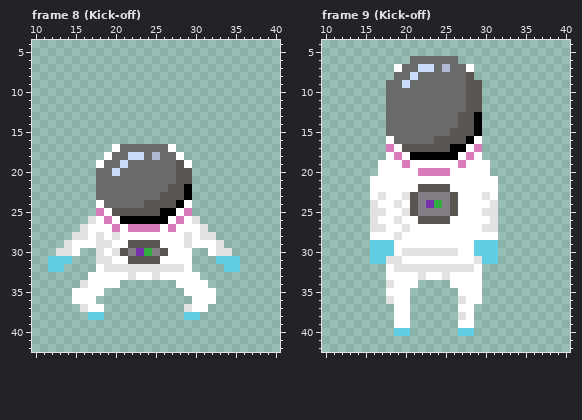
One commit to this pixel-art file: rawAssets/aseprite/astronaut_anims.ase. The picture above was drawn from the file before the commit.
48x48 pixels, 11 frames. Shown: frame 8 (Kick-off): x 10..40, y 4..42; frame 9 (Kick-off): x 10..40, y 4..42. The commit also changed other frames, which this record leaves out.
After the commit:
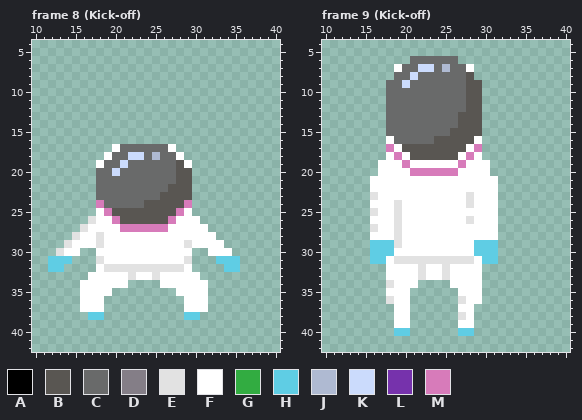
Palette (. is transparent): A #000000  B #595652  C #696a6a  D #847e87  E #e2e2e2  F #ffffff  G #32ac41  H #5fcde4  J #afbad2  K #cbdbfc  L #7632ac  M #d77bba
From old to new:
--- frame 8 (Kick-off), layer "Detail"
@@ x 10..40 @@
 21 ........CCCCCCCCCCBB...........
-22 ........CCCCCCCCCBBA...........
-23 ........CCCCCCCCBBBA...........
-24 ........FCCCCCBBBBAF...........
-25 ........MFBBBBBBAAFM...........
-26 .......EFMFAAAAAAFMFE..........
-27 ......EFFFMFMMMMFMFFFE.........
-28 .....EEFEFEFFFFFFFFEFEE........
-29 ....EFFFEEFFBBBBFFFEFFFE.......
-30 ...EEF..EFEBDLGDBFFF..FEE......
-31 ..HHH...EEFFBBBBFFFF...HHH.....
+22 ........CCCCCCCCCBBB...........
+23 ........CCCCCCCCBBBB...........
+24 ........MCCCCCBBBBBM...........
+25 ........FMBBBBBBBBMF...........
+26 .......EFFMBBBBBBMFFF..........
+27 ......EFFFFMMMMMMFFFFF.........
+28 .....EFFEFFFFFFFFFFFFFF........
+29 ....EFFFEFFFFFFFFFFEFFFF.......
+30 ...EFF..FFFFFFFFFFFF..FFF......
+31 ..HHH...EFFFFFFFFFFE...HHH.....
 32 ..HH....FEEEEEEEEEEF....HH.....
 33 .......FFFFFEFFEFFFFF..........
-34 ......EFFFF.......FFFF.........
-35 .....FFFF..........FFFF........
-36 .....FFF............FFF........
-37 ......EFF..........EFF.........
+34 ......FFFFFF....FFFFFF.........
+35 ......FFFF........FFFF.........
+36 ......FFF..........FFF.........
+37 ......FFF..........FFF.........
 38 .......HH..........HH..........
--- frame 9 (Kick-off), layer "Detail"
@@ x 14..33 @@
 12 ....CCCCCCCCCCBB....
-13 ....CCCCCCCCCBBA....
-14 ....CCCCCCCCCBBA....
-15 ....CCCCCCCCBBBA....
-16 ....FCCCCCBBBBAF....
-17 ....MFBBBBBBAAFM....
-18 ....FMFAAAAAAFMF....
+13 ....CCCCCCCCCBBB....
+14 ....CCCCCCCCCBBB....
+15 ....CCCCCCCCBBBB....
+16 ....FCCCCCBBBBBF....
+17 ....MFBBBBBBBBFM....
+18 ....FMFBBBBBBFMF....
 19 ...FFFMFFFFFFMFFF...
-20 ...FFFFFMMMMFFFFF...
+20 ...FFFFMMMMMMFFFF...
 21 ..FFFFFFFFFFFFFFFF..
-22 ..FFFFFFBBBBFFFFFF..
-23 ..FEFFEBDDDDBFFFEF..
-24 ..EFFEFBDLGDBFFFFE..
-25 ..EEFFEBDDDDBFFFEE..
-26 ..EFFEFFBBBBFFFFFE..
-27 ..EEFFEFFFFFFFFFEE..
+22 ..FFFFFFFFFFFFFFFF..
+23 ..EFFFFFFFFFFFEFFF..
+24 ..FFFEFFFFFFFFEFFF..
+25 ..EFFEFFFFFFFFFFFF..
+26 ..FFFEFFFFFFFFEFFF..
+27 ..EFFEFFFFFFFFFFFF..
 28 ..FFFEFFFFFFFFFFFF..
-29 ..HHHFFFFFFFFFFHHH..
-30 ..HHHFEEEEEEEFFHHH..
-31 ..HHEEFFFFFFFFFEHH..
-32 ....FEEEEEEEEEEF....
+29 ..HHHEFFFFFFFFFHHH..
+30 ..HHHFFFFFFFFFFHHH..
+31 ..HHFEEEEEEEEEEFHH..
+32 ....FFFFEFFEFFFF....
 33 ....FFFFEFFEFFFF....
Where, in picture pixels (left, top, right, bottom), the same in both pictures:
changed: (64, 184, 232, 312)
changed: (370, 112, 498, 272)
